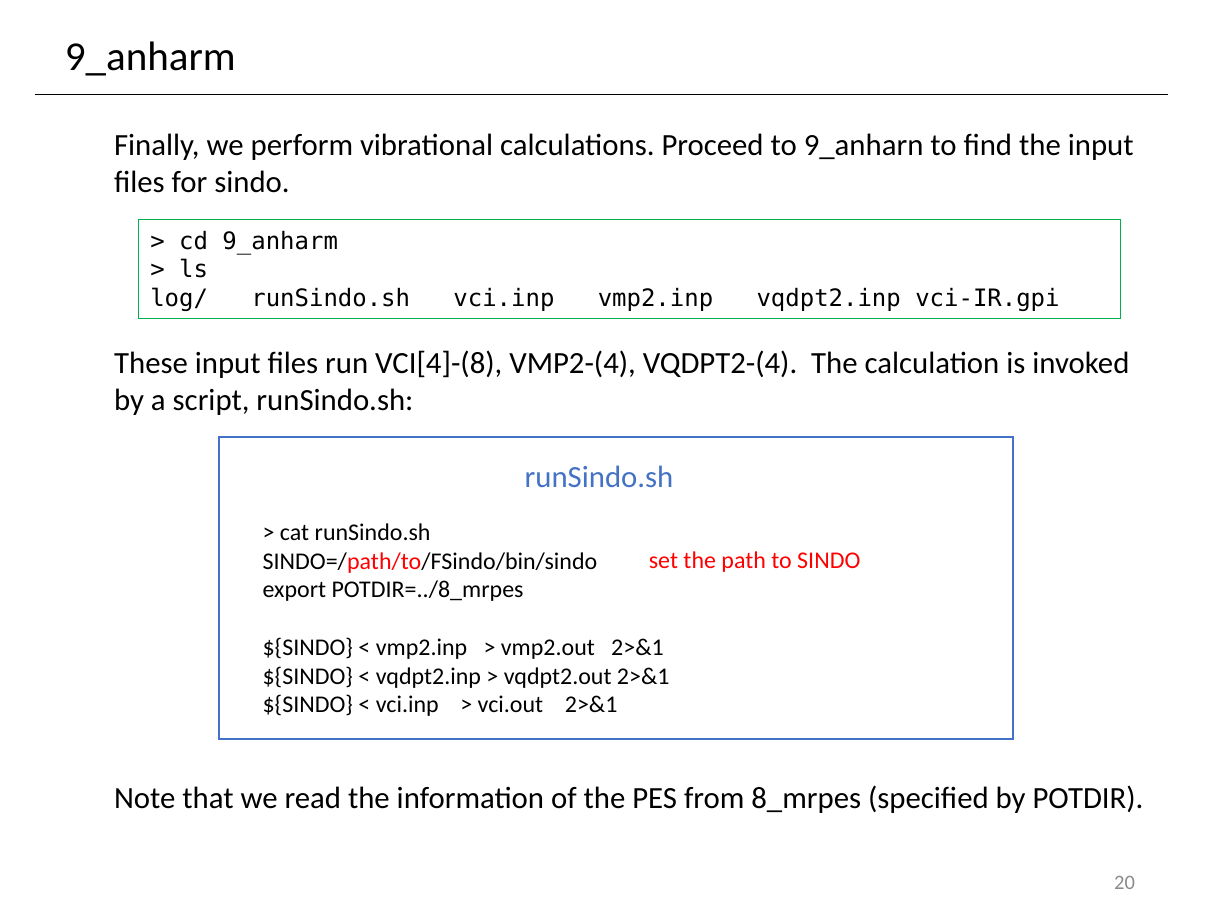
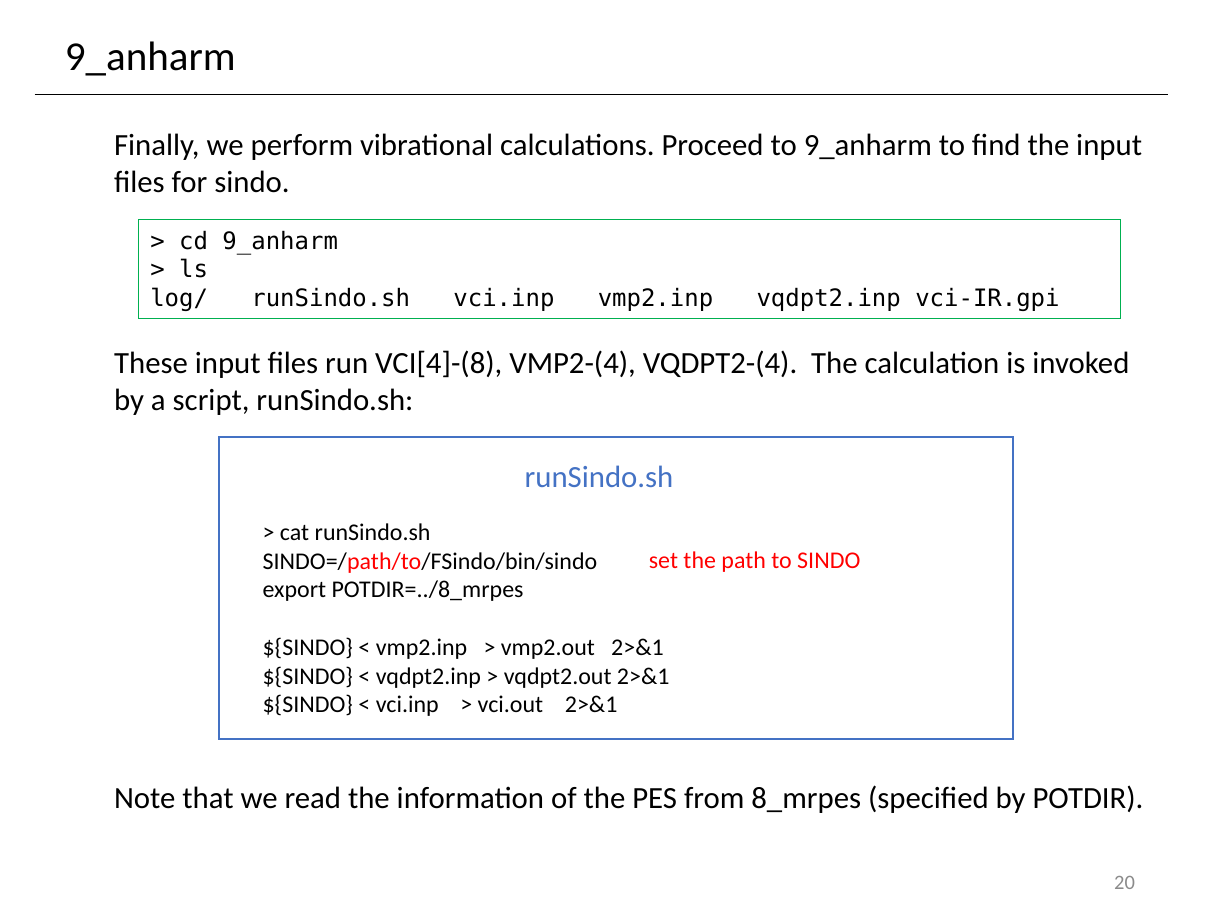
Before and after one commit to yagikiyoshi/sindo, a slide deck: slide 21 of doc/GENESIS/sindo_genesis.pptx. Drawn at 1232x924 pixels with LibreOffice and Linux fonts; fonts in the diff are those of the drawing. Boxes give left, top, right and bottom in pixels: in the first picture for what was removed or moved away, otherwise in the second. Text is boxed around its words. In the diff, an @@ line names an element or a change of style, - is before the commit and + after.

```diff
--- a/doc/GENESIS/sindo_genesis.pptx
+++ b/doc/GENESIS/sindo_genesis.pptx
@@ text at box(114, 133, 1142, 193): text changed @@
-Finally, we perform vibrational calculations. Proceed to 9_anharn to find the input files for sindo.
+Finally, we perform vibrational calculations. Proceed to 9_anharm to find the input files for sindo.
```
Also in this commit, not shown: 1 other slide changed, 6 other files.
